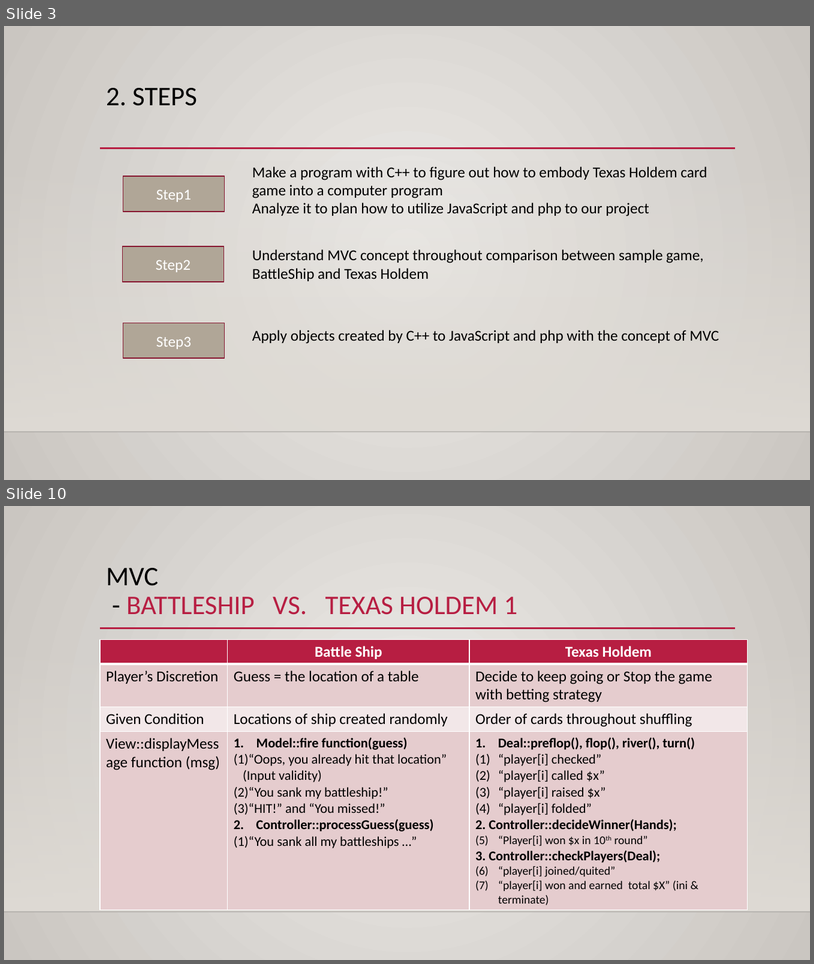
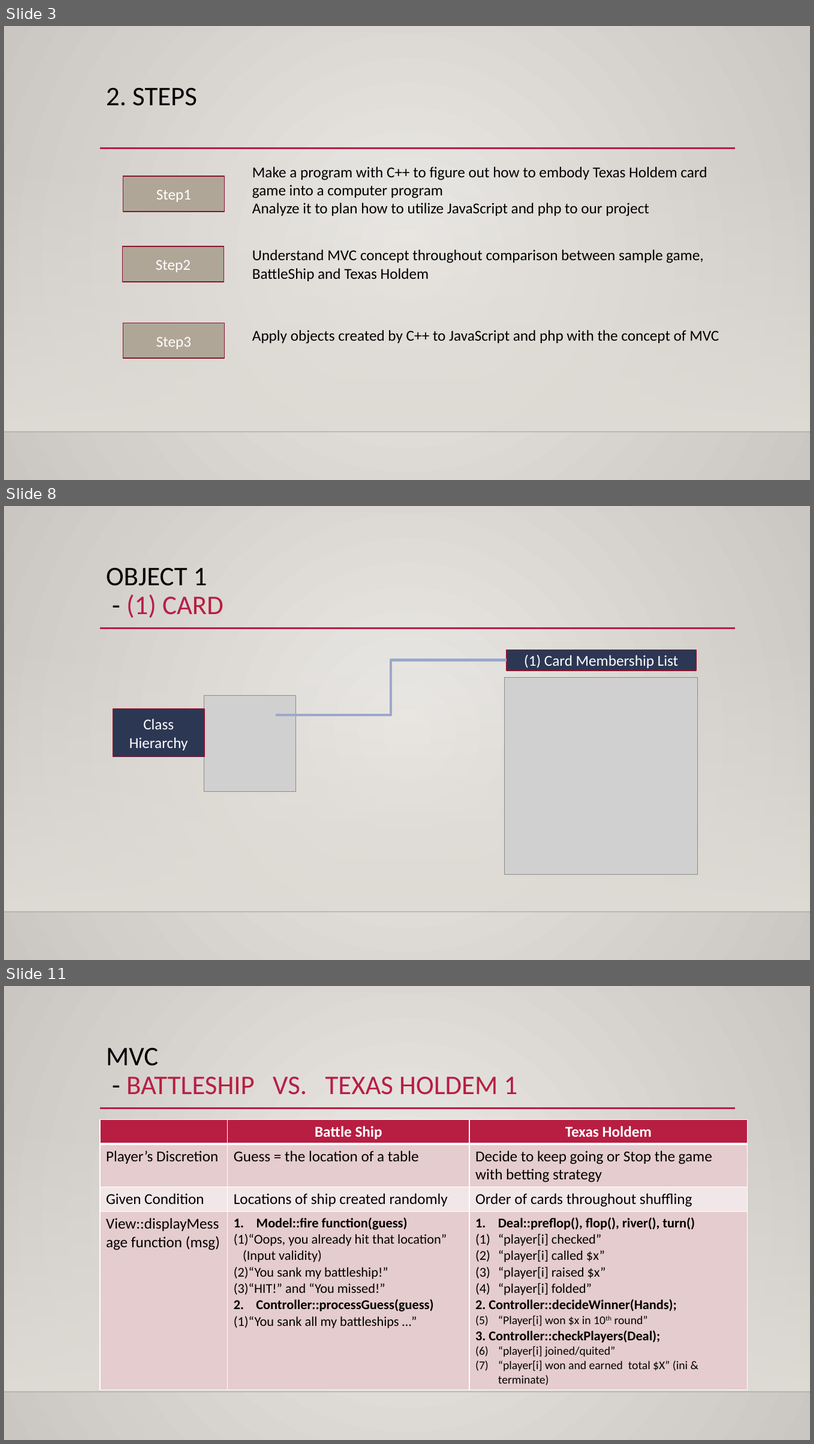
Before and after one commit to bl2746750/LeeByoungmo_CIS_17b_47697, a slide deck: Proj/Texas holdem.pptx. Shown one above the other, each under a label of ours: slides 3 and 10 before the commit, slides 3, 8 and 11 after it; the slides between them are not shown. The pictures are 814x964 and 814x1444 pixels, drawn with LibreOffice and Linux fonts; fonts in the diff are those of the drawing; grey boxes stand for pictures; background and template pictures are left out. Boxes give left, top, right and bottom in pixels: in the first picture for what was removed or moved away, otherwise in the second. Text is boxed around its words. In the diff, an @@ line names an element or a change of style, - is before the commit and + after.

```diff
--- a/Proj/Texas holdem.pptx
+++ b/Proj/Texas holdem.pptx
@@ slide 8 added at [4,506,810,960], background gradient #ECEAE7 to #CAC7C1; not listed: 3 template elements that a slide beside it also shows @@
@@ title added at [106,568,224,618], 32 pt, text #000000 @@
+OBJECT 1
+- (1) CARD
@@ elbow line added from (276, 715) to (507, 660), #9BA8CA 3 pt @@
@@ rectangle added at [507,650,696,670], fill #2C3753, outline #871631 1.25 pt, 18 pt, text #FFFFFF @@
+(1) Card Membership List
@@ picture added at [505,677,698,874] @@
@@ picture added at [204,696,296,791] @@
@@ rectangle added at [113,709,204,757], fill #2C3753, outline #871631 1.25 pt, 18 pt, text #FFFFFF @@
+Class
+Hierarchy
@@ what was slide 10 is now slide 11 @@
```
Also in this commit, not shown: 3 slides changed, 3 other slides added, 3 slides removed, 2 other files.
